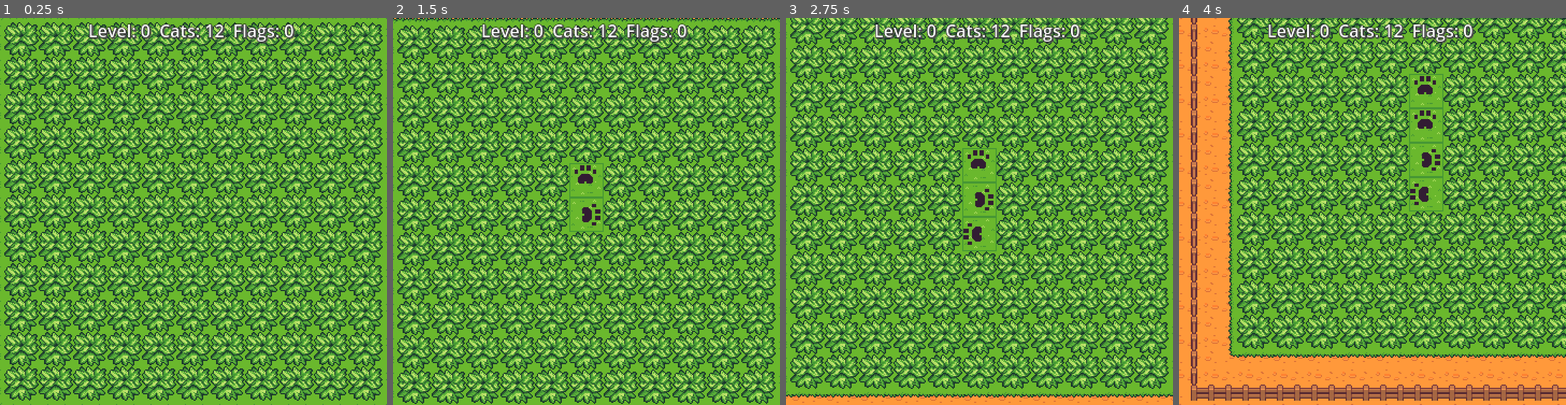
Above: before the commit, frames 1-4 (left to right).
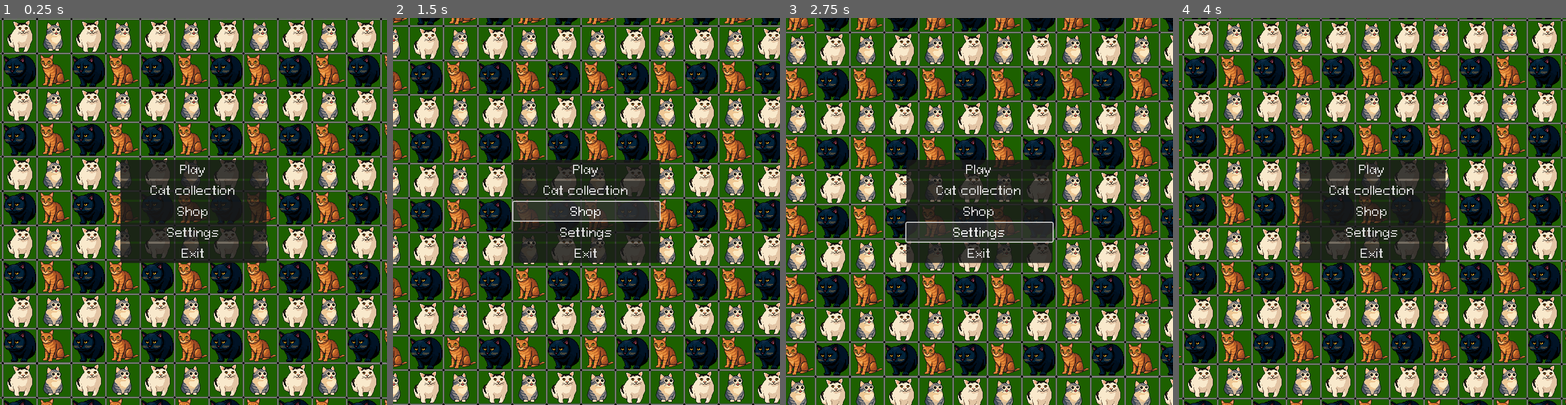
Above: after the commit, the same moments.

Repository: wratixor/whiskerweeper
Game: Godot game, scene res://game/scene/Main.tscn
Same seed, same stepped clock (60 frames per second), same inputs: the game is played once before the commit and once after it. Before the commit the project starts from res://game/scene/game.tscn.
Inputs (mouse positions are in pixels of both pictures, inside the frame that each line leads up to):
- Up to frame 1 (0.25 s): no input
- Up to frame 2 (1.5 s): click (586, 192) at 0.5 s, where only the run after the commit has a clickable "Cat collection"; click (586, 211) at 1.25 s, where only the run after the commit has a clickable "Shop"
- Up to frame 3 (2.75 s): click (979, 230) at 2 s, where only the run after the commit has a clickable "Settings"
- Up to frame 4 (4 s): click (1372, 168) at 2.75 s, where only the run after the commit has a clickable "Play"; click (1206, 393) at 3.5 s, where only the run after the commit has a clickable "Return"

The runs differ from the first frame. In frame 1, 98% of the frame differs, in the area x 0-100%, y 0-100%; in frame 2, 98%; in frame 3, 98%; in frame 4, 98%.

Commit message:
Add main menu and swap button

Diff:
--- /dev/null
+++ b/asset/theme/whiskers_theme.tres
@@ -0,0 +1,23 @@
+[gd_resource type="Theme" load_steps=2 format=3 uid="uid://dsmkyvcw50vfg"]
+
+[ext_resource type="FontFile" uid="uid://d01i6pdsq64rl" path="res://asset/theme/PixeloidSans.ttf" id="1_v8b5g"]
+
+[resource]
+default_font = ExtResource("1_v8b5g")
+Button/font_sizes/font_size = 22
+Label/colors/font_outline_color = Color(0, 0, 0, 1)
+Label/colors/font_shadow_color = Color(0.28, 0.28, 0.28, 1)
+Label/constants/shadow_offset_x = 1
+Label/constants/shadow_offset_y = 1
+Label/constants/shadow_outline_size = 0
+Label/font_sizes/font_size = 22
+LineEdit/font_sizes/font_size = 22
+MarginContainer/constants/margin_bottom = 3
+MarginContainer/constants/margin_left = 3
+MarginContainer/constants/margin_right = 3
+MarginContainer/constants/margin_top = 3
+ProgressBar/font_sizes/font_size = 22
+TabBar/font_sizes/font_size = 22
+TabContainer/font_sizes/font_size = 22
+Tree/font_sizes/font_size = 22
+Tree/font_sizes/title_button_font_size = 22
--- a/game/global/global.gd
+++ b/game/global/global.gd
@@ -11,7 +11,11 @@
 const MAX_CAT_COUNT: int = int(floor((WORLD_SIZE_X * WORLD_SIZE_Y) * 0.5))
 
 var level: int = 0
-var zoom: int = 2
+var zoom: int = 1
+var max_zoom: int = 2
+var min_zoom: int = 1
+var invert: bool = false
+
 
 func get_cat_count() -> int:
 	return min(MAX_CAT_COUNT, (START_CAT_COUNT + (level * INCREMENT_CAT)))
--- /dev/null
+++ b/game/scene/Main.tscn
@@ -0,0 +1,57 @@
+[gd_scene load_steps=4 format=3 uid="uid://e7hn6js6ec83"]
+
+[ext_resource type="Script" uid="uid://bcphbbd36yunm" path="res://game/scene/resizeble_screen.gd" id="1_6y43a"]
+[ext_resource type="PackedScene" uid="uid://b8f0qcsvq3xjf" path="res://game/scene/cat_bg.tscn" id="1_37pkq"]
+[ext_resource type="Script" uid="uid://cathgcf2xkvty" path="res://game/scene/button_manager.gd" id="3_x33vy"]
+
+[node name="Main" type="Node2D"]
+script = ExtResource("1_6y43a")
+
+[node name="CatBG" parent="." instance=ExtResource("1_37pkq")]
+
+[node name="CanvasLayer" type="CanvasLayer" parent="."]
+
+[node name="Panel" type="PanelContainer" parent="CanvasLayer"]
+anchors_preset = 8
+anchor_left = 0.5
+anchor_top = 0.5
+anchor_right = 0.5
+anchor_bottom = 0.5
+offset_left = -136.0
+offset_top = -96.0
+offset_right = 136.0
+offset_bottom = 96.0
+grow_horizontal = 2
+grow_vertical = 2
+
+[node name="VBoxContainer" type="VBoxContainer" parent="CanvasLayer/Panel"]
+layout_mode = 2
+
+[node name="PlayButton" type="Button" parent="CanvasLayer/Panel/VBoxContainer"]
+layout_mode = 2
+text = "Play"
+
+[node name="CatsButton" type="Button" parent="CanvasLayer/Panel/VBoxContainer"]
+layout_mode = 2
+text = "Cat collection"
+
+[node name="MetaButton" type="Button" parent="CanvasLayer/Panel/VBoxContainer"]
+layout_mode = 2
+text = "Shop"
+
+[node name="SettingButton" type="Button" parent="CanvasLayer/Panel/VBoxContainer"]
+layout_mode = 2
+text = "Settings"
+
+[node name="ExitButton" type="Button" parent="CanvasLayer/Panel/VBoxContainer"]
+layout_mode = 2
+text = "Exit"
+
+[node name="ButtonManager" type="Node" parent="."]
+script = ExtResource("3_x33vy")
+
+[connection signal="pressed" from="CanvasLayer/Panel/VBoxContainer/PlayButton" to="ButtonManager" method="_on_play_button_pressed"]
+[connection signal="pressed" from="CanvasLayer/Panel/VBoxContainer/CatsButton" to="ButtonManager" method="_on_cats_button_pressed"]
+[connection signal="pressed" from="CanvasLayer/Panel/VBoxContainer/MetaButton" to="ButtonManager" method="_on_meta_button_pressed"]
+[connection signal="pressed" from="CanvasLayer/Panel/VBoxContainer/SettingButton" to="ButtonManager" method="_on_setting_button_pressed"]
+[connection signal="pressed" from="CanvasLayer/Panel/VBoxContainer/ExitButton" to="ButtonManager" method="_on_exit_button_pressed"]
--- /dev/null
+++ b/game/scene/button_manager.gd
@@ -0,0 +1,22 @@
+extends Node
+
+
+
+func _on_play_button_pressed() -> void:
+	get_tree().change_scene_to_file("res://game/scene/game.tscn")
+
+
+func _on_cats_button_pressed() -> void:
+	pass # Replace with function body.
+
+
+func _on_meta_button_pressed() -> void:
+	pass # Replace with function body.
+
+
+func _on_setting_button_pressed() -> void:
+	pass # Replace with function body.
+
+
+func _on_exit_button_pressed() -> void:
+	get_tree().quit()
--- a/game/scene/game.tscn
+++ b/game/scene/game.tscn
@@ -1,6 +1,6 @@
 [gd_scene load_steps=10 format=4 uid="uid://cd8cr4i7ha52r"]
 
-[ext_resource type="Script" uid="uid://bcphbbd36yunm" path="res://game/scene/game.gd" id="1_m8bfc"]
+[ext_resource type="Script" uid="uid://bcphbbd36yunm" path="res://game/scene/resizeble_screen.gd" id="1_m8bfc"]
 [ext_resource type="PackedScene" uid="uid://b8f0qcsvq3xjf" path="res://game/scene/cat_bg.tscn" id="2_ecox1"]
 [ext_resource type="PackedScene" uid="uid://cxgfjnyoxuurx" path="res://game/scene/level_data.tscn" id="3_6ovqv"]
 [ext_resource type="TileSet" uid="uid://b4ohonv2dgnm4" path="res://asset/tileset/whisker_tileset.tres" id="4_cm0t0"]
@@ -75,8 +75,28 @@
 size_flags_vertical = 0
 theme_override_colors/font_shadow_color = Color(0.32, 0.32, 0.32, 1)
 theme_override_colors/font_outline_color = Color(0, 0, 0, 1)
-theme_override_constants/shadow_offset_x = 1
-theme_override_constants/shadow_offset_y = 1
-theme_override_constants/outline_size = 2
-theme_override_constants/shadow_outline_size = 2
 text = "Lvl: 0 Cats: 20 Flags: 10"
+
+[node name="Mode" type="Button" parent="UI/MarginContainer"]
+unique_name_in_owner = true
+layout_mode = 2
+size_flags_horizontal = 4
+size_flags_vertical = 8
+theme_override_colors/font_outline_color = Color(0, 0, 0, 1)
+disabled = true
+text = "CUT"
+
+[node name="ReturnButton" type="Button" parent="UI/MarginContainer"]
+layout_mode = 2
+size_flags_horizontal = 0
+size_flags_vertical = 8
+text = "Return"
+
+[node name="SettingButton" type="Button" parent="UI/MarginContainer"]
+layout_mode = 2
+size_flags_horizontal = 8
+size_flags_vertical = 8
+text = "Swap"
+
+[connection signal="pressed" from="UI/MarginContainer/ReturnButton" to="LevelUtility" method="_on_return_button_pressed"]
+[connection signal="pressed" from="UI/MarginContainer/SettingButton" to="LevelUtility" method="_on_setting_button_pressed"]
--- a/game/scene/level_renderer.gd
+++ b/game/scene/level_renderer.gd
@@ -6,7 +6,7 @@
 @onready var flags: TileMapLayer = %Flags
 @onready var level_data: LevelData = %LevelData
 @onready var stats: Label = %Stats
-
+@onready var mode: Button = %Mode
 
 var wx: int = Global.WORLD_SIZE_X
 var wy: int = Global.WORLD_SIZE_Y
@@ -23,6 +23,7 @@
 	redraw_flags()
 	redraw_paws()
 	redraw_stat()
+	redraw_mode()
 
 
 func redraw_grass() -> void:
@@ -66,3 +67,9 @@
 	stats.text = "Level: " + str(Global.level) + " "
 	stats.text += " Cats: " + str(level_data.cat_count) + " "
 	stats.text += " Flags: " + str(level_data.get_flags_count()) + " "
+
+func redraw_mode() -> void:
+	if Global.invert:
+		mode.text = "FLAG"
+	else:
+		mode.text = "CUT"
--- a/game/scene/level_utility.gd
+++ b/game/scene/level_utility.gd
@@ -5,10 +5,11 @@
 @onready var level_data: LevelData = %LevelData
 @onready var ui: CanvasLayer = %UI
 @onready var stats: Label = %Stats
+#@onready var mode: Button = %Mode
 
 
 var pause: bool = false
-var invert: bool = false
+#var invert: bool = false
 
 func _ready() -> void:
 	level_data.generate_new()
@@ -33,10 +34,10 @@
 
 func _process(_delta: float) -> void:
 	if Input.is_action_just_pressed("zoom_in"):
-		Global.zoom = min(4, Global.zoom + 1)
+		Global.zoom = min(Global.max_zoom, Global.zoom + 1)
 		SignalBus.zoom_change.emit()
 	if Input.is_action_just_pressed("zoom_out"):
-		Global.zoom = max(1, Global.zoom - 1)
+		Global.zoom = max(Global.min_zoom, Global.zoom - 1)
 		SignalBus.zoom_change.emit()
 
 	if (pause):
@@ -86,19 +87,19 @@
 
 
 			if Input.is_action_just_pressed("left_click"):
-				if !invert:
+				if !Global.invert:
 					SignalBus.l_click.emit(cell.x, cell.y)
 				else:
 					SignalBus.r_click.emit(cell.x, cell.y)
 			if Input.is_action_just_pressed("right_click"):
-				if !invert:
+				if !Global.invert:
 					SignalBus.r_click.emit(cell.x, cell.y)
 				else:
 					SignalBus.l_click.emit(cell.x, cell.y)
-		else:
-			if Input.is_action_just_pressed("left_click") or Input.is_action_just_pressed("right_click"):
-				#print("i: ", cell, screen_pos)
-				invert = !invert
+		#else:
+			#if Input.is_action_just_pressed("left_click") or Input.is_action_just_pressed("right_click"):
+				##print("i: ", cell, screen_pos)
+				#invert = !invert
 
 
 func lose() -> void:
@@ -108,3 +109,12 @@
 func win() -> void:
 	pause = true
 	Global.level += 1
+
+
+
+func _on_return_button_pressed() -> void:
+	get_tree().change_scene_to_file("res://game/scene/Main.tscn")
+
+func _on_setting_button_pressed() -> void:
+	Global.invert = !Global.invert
+	SignalBus.redraw_lvl.emit()
--- a/project.godot
+++ b/project.godot
@@ -11,7 +11,7 @@
 [application]
 
 config/name="whiskerweeper"
-run/main_scene="uid://cd8cr4i7ha52r"
+run/main_scene="uid://e7hn6js6ec83"
 config/features=PackedStringArray("4.5", "GL Compatibility")
 config/icon="uid://dm8ry6jiqg7ge"
 
@@ -30,6 +30,11 @@
 window/handheld/orientation=6
 window/ios/hide_home_indicator=false
 window/ios/hide_status_bar=false
+
+[gui]
+
+theme/custom="uid://dsmkyvcw50vfg"
+theme/custom_font="uid://d01i6pdsq64rl"
 
 [input]
 
Binary file changed: asset/bg/bgcat.png
Binary file added: asset/theme/PixeloidSans.ttf
Not shown, added: asset/theme/PixeloidSans.ttf.import
Not shown, added: game/scene/button_manager.gd.uid
Renamed: game/scene/game.gd -> game/scene/resizeble_screen.gd
Renamed: game/scene/game.gd.uid -> game/scene/resizeble_screen.gd.uid
